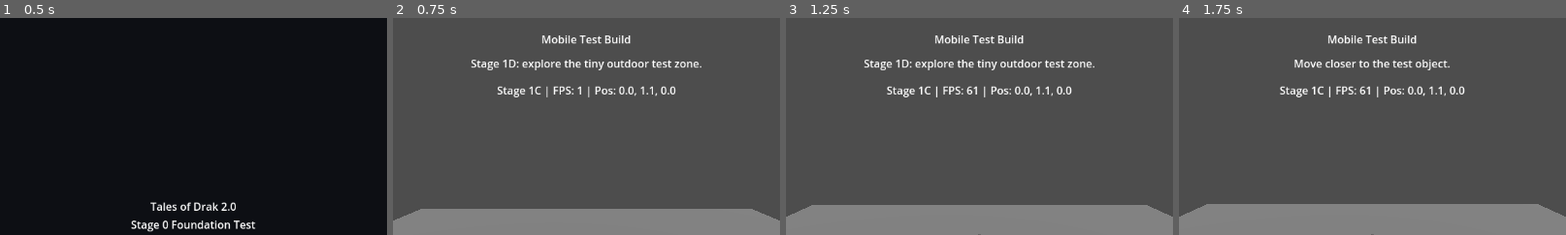
Above: before the commit, frames 1-4 (left to right).
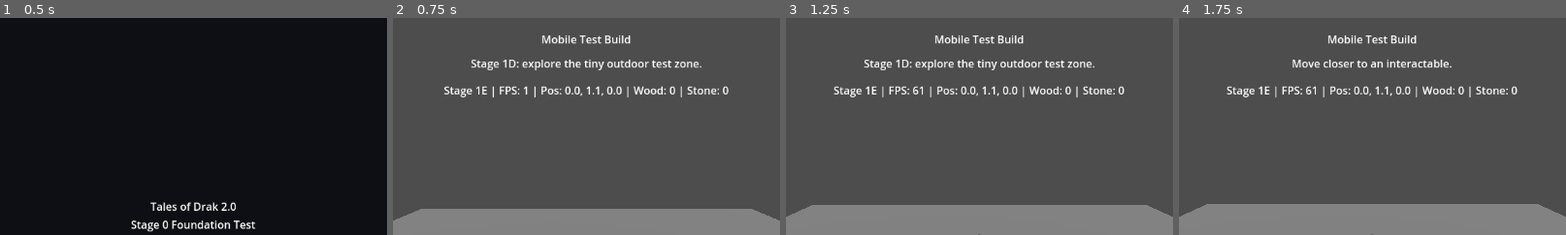
Above: after the commit, the same moments.

Repository: tristanvickery20/Tales-of-Drak-2.0
Game: Godot game, scene res://scenes/main_menu/main_menu.tscn
Two runs of this game, one before a commit and one after it. Both use one fixed random seed, a clock stepped at 60 frames per second and the inputs below.
Inputs:
- Up to frame 1 (0.5 s): no input
- Up to frame 2 (0.75 s): click "Start Game" at 0.5 s
- Up to frame 3 (1.25 s): no input
- Up to frame 4 (1.75 s): click "Interact" at 1.25 s
The pictures show only the part of the screen within x 25-75%, y 0-50%; the shares and areas given below are measured in that part.

Frame 1 is identical in both runs. In frame 2, 1.6% of the frame differs, in the area x 13-87%, y 31-37%; in frame 3, 1.7%; in frame 4, 2.6%, in the area x 12-88%, y 19-37%.

Commit message:
Track simple pickup counts in debug

Diff:
--- a/scripts/mobile_test_player.gd
+++ b/scripts/mobile_test_player.gd
@@ -10,6 +10,8 @@
 var _jump_requested := false
 var _spawn_position := Vector3.ZERO
 var _camera: Node
+var _wood_count := 0
+var _stone_count := 0
 
 func _ready() -> void:
 	_spawn_position = global_position
@@ -62,11 +64,13 @@
 	_jump_requested = false
 
 func get_debug_summary() -> String:
-	return "Stage 1C | FPS: %d | Pos: %.1f, %.1f, %.1f" % [
+	return "Stage 1E | FPS: %d | Pos: %.1f, %.1f, %.1f | Wood: %d | Stone: %d" % [
 		Engine.get_frames_per_second(),
 		global_position.x,
 		global_position.y,
 		global_position.z,
+		_wood_count,
+		_stone_count,
 	]
 
 func try_interact() -> String:
@@ -84,9 +88,15 @@
 			closest_distance = distance
 
 	if closest == null:
-		return "Move closer to the test object."
+		return "Move closer to an interactable."
 
+	var result := "Interacted with Test Object"
 	if closest.has_method("interact"):
-		return str(closest.interact())
+		result = str(closest.interact())
 
-	return "Interacted with Test Object"
+	if result.contains("Picked up Wood"):
+		_wood_count += 1
+	elif result.contains("Picked up Stone"):
+		_stone_count += 1
+
+	return result
